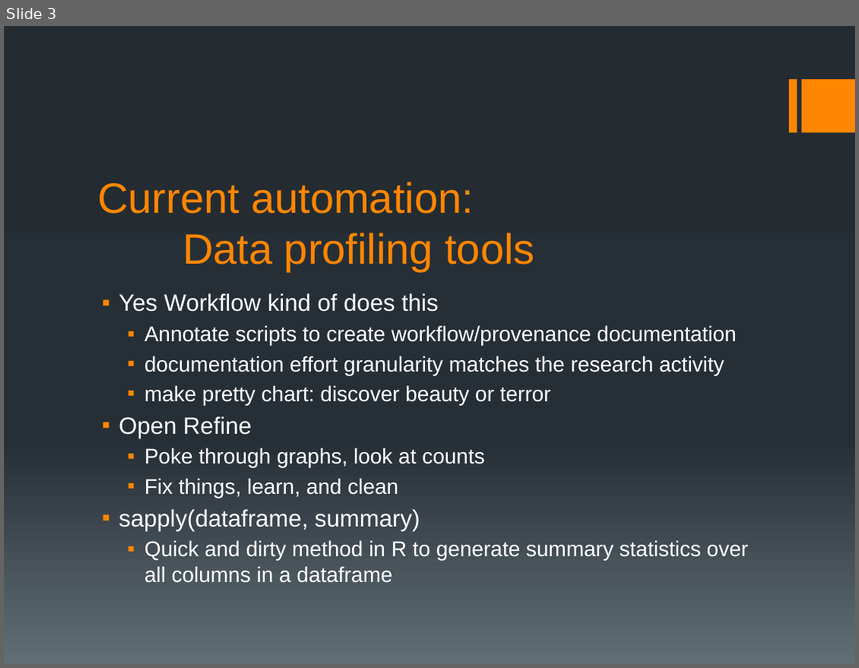
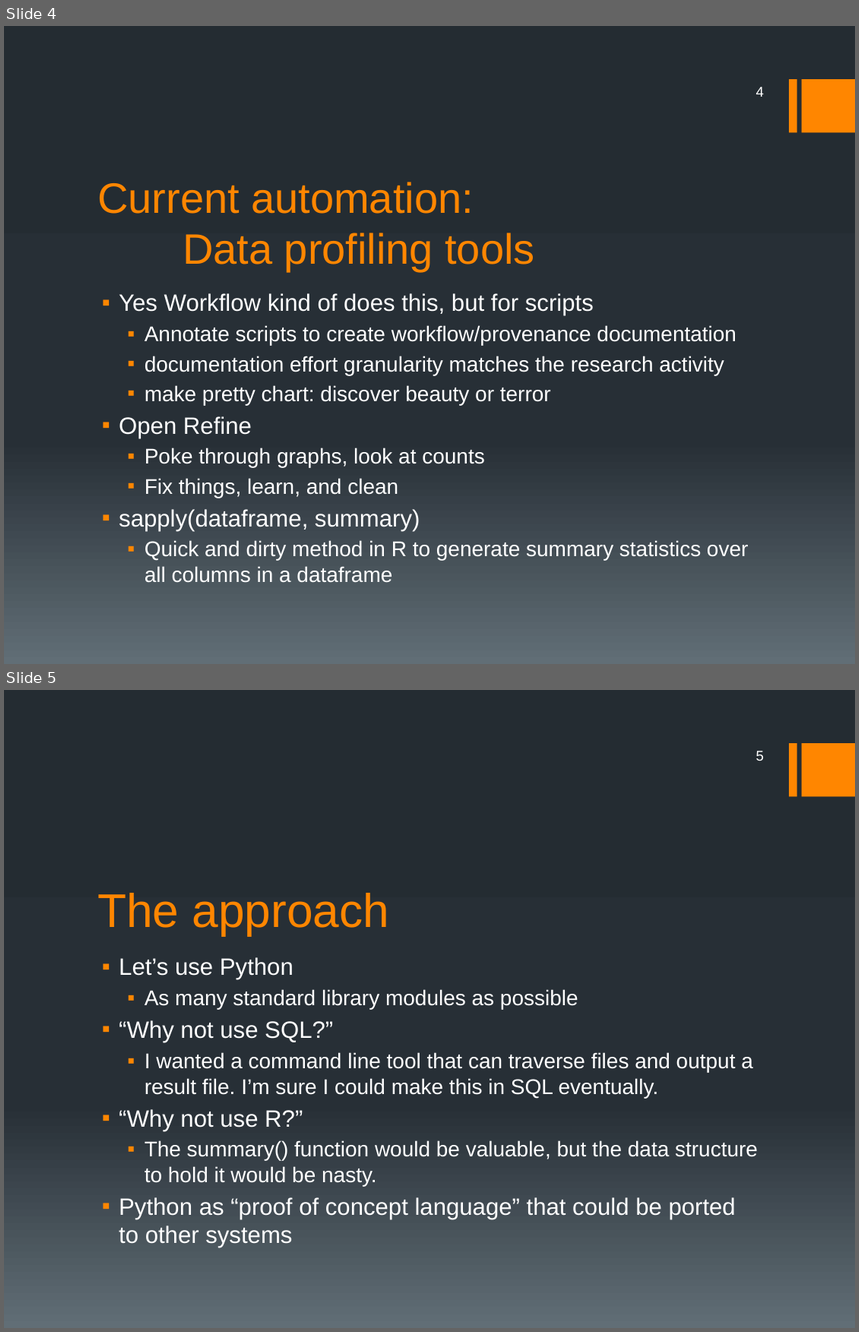
Before and after one commit to elliewix/data-profile-tool, a slide deck: wickes data cleaning final presentation.pptx. Shown one above the other, each under a label of ours: slide 3 before the commit, slides 4 and 5 after it. The pictures are 859x668 and 859x1332 pixels, drawn with LibreOffice and Linux fonts; fonts in the diff are those of the drawing. Boxes give left, top, right and bottom in pixels: in the first picture for what was removed or moved away, otherwise in the second. Text is boxed around its words. In the diff, an @@ line names an element or a change of style, - is before the commit and + after.

```diff
--- a/wickes data cleaning final presentation.pptx
+++ b/wickes data cleaning final presentation.pptx
@@ slide 5 added at (4, 690, 855, 1328), background gradient #242C33 to #273037 to #636D76; not listed: 2 template elements that a slide beside it also shows @@
@@ page number added at (756, 751, 764, 761), 12 pt, text #FFFFFF @@
+5
@@ title added at (97, 893, 389, 935), 40 pt, text #FF8600 @@
+The approach
@@ text added at (119, 958, 758, 1249), 18 pt, text #FFFFFF @@
+▪ Let’s use Python
+  ▪ As many standard library modules as possible
+▪ “Why not use SQL?”
+  ▪ I wanted a command line tool that can traverse files and output a result file. I’m sure I could make this in SQL eventually.
+▪ “Why not use R?”
+  ▪ The summary() function would be valuable, but the data structure to hold it would be nasty.
+▪ Python as “proof of concept language” that could be ported to other systems
@@ what was slide 3 is now slide 4 @@
@@ slide 4 changed as well @@
@@ page number added at (756, 87, 764, 97), 12 pt, text #FFFFFF @@
+4
@@ text at (119, 294, 594, 316): text changed @@
-▪ Yes Workflow kind of does this
+▪ Yes Workflow kind of does this, but for scripts
```
Also in this commit, not shown: 9 other slides changed, 1 other slide added, 3 other files.
